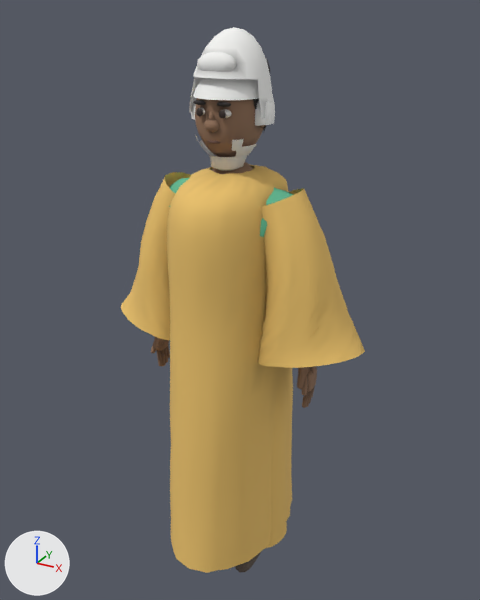
What one commit did to the glTF model public/assets/character_v5.glb.
Camera for both pictures: a 50 mm lens placed at (1.1, -1.938, 2.109), pointed at (0.005, 0.054, 1.113). Lighting does not change. The marker at lower left points along +X, +Y and +Z. The older version comes first. Vertices at exactly the same position are counted once.

Names of what the first picture shows: 'Beard', 'Cloth_Boubou', 'Cloth_Headwrap', 'Cloth_Kufi', 'Cloth_Skirt', 'DR_Hands', 'DR_Head' and 4 more.
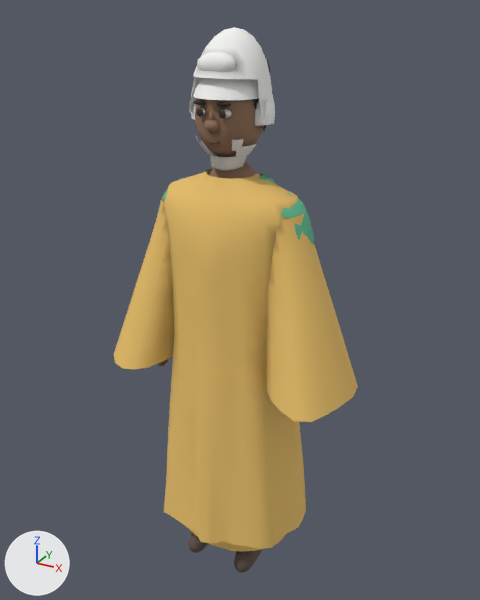
The change, as a diff of the scene's bpy script:
```diff
--- a/public/assets/character_v5.glb.py
+++ b/public/assets/character_v5.glb.py
@@ me_cloth3_boubou_002 @@
 # used by ob_cloth_boubou; location = (0.0, 0.0, 0.0)
-me_cloth3_boubou_002.from_pydata(...)  # 1256 vertices, 2304 faces; spans x -0.494..0.499, y -0.344..0.352, z 0.14..1.618
+me_cloth3_boubou_002.from_pydata(...)  # 1358 vertices, 2572 faces; spans x -0.476..0.486, y -0.256..0.241, z 0.2..1.6
+# me_cloth3_boubou_002 part 1: the loose piece of 680 vertices spanning x -0.222..0.221, y -0.344..0.352, z 0.14..1.618 is rebuilt with 900 vertices and now spans x -0.308..0.301, y -0.256..0.241, z 0.2..1.6
+# me_cloth3_boubou_002 part 2: the loose piece of 288 vertices spanning x 0.093..0.499, y -0.157..0.174, z 0.947..1.568 is rebuilt with 229 vertices and now spans x 0.129..0.486, y -0.22..0.224, z 0.854..1.497
+# me_cloth3_boubou_002 part 3: the loose piece of 288 vertices spanning x -0.494..-0.095, y -0.161..0.167, z 0.948..1.569 is rebuilt with 229 vertices and now spans x -0.476..-0.129, y -0.214..0.219, z 0.854..1.497
 me_cloth3_boubou_002.materials.append(mat_cloth_robe)
```

Pixel boxes (x1, y1, x2, y2) of what changed, in the pictures (480 x 600 px):
'Cloth_Boubou', reshaped (7% shorter): before (121, 164, 365, 573); after (114, 170, 358, 549)
part 1 of me_cloth3_boubou_002, rebuilt (13% wider, 7% shorter): before (167, 164, 293, 573); after (164, 170, 306, 549)
part 2 of me_cloth3_boubou_002, rebuilt (14% narrower, 16% taller): before (258, 188, 365, 368); after (266, 213, 358, 422)
part 3 of me_cloth3_boubou_002, rebuilt: before (121, 172, 191, 340); after (114, 196, 174, 370)
'Cloth_Skirt', unchanged, covered by the edit: before (264, 376, 287, 549); after (187, 527, 285, 551)
